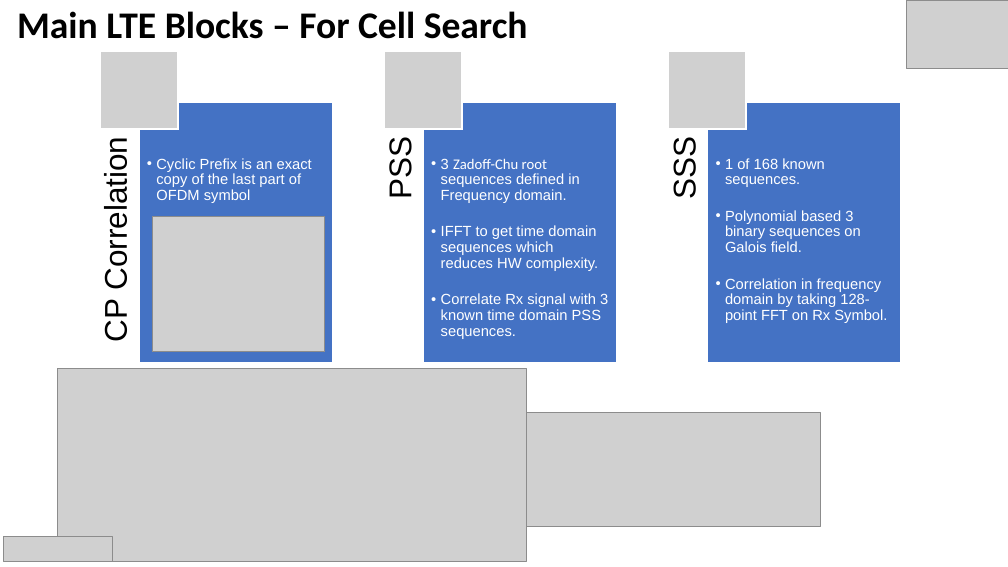
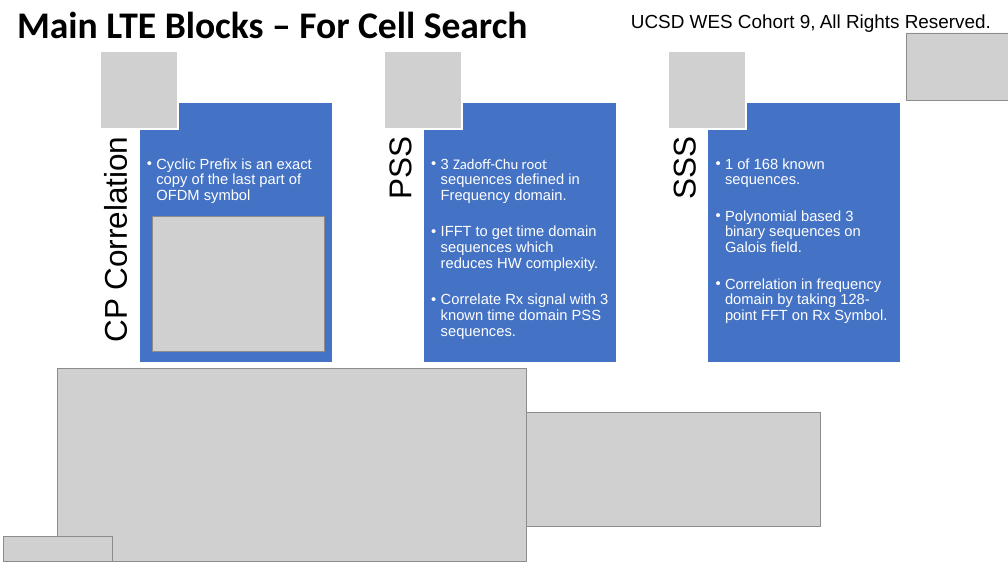
Before and after one commit to jehigh-sd/LTE_Cell_Search, a slide deck: slide 3 of DOCUMENTATION/presentation/LTE_Cell_Search_presentation.pptx. Drawn at 1008x567 pixels with LibreOffice and Linux fonts; fonts in the diff are those of the drawing; grey boxes stand for pictures. Boxes give left, top, right and bottom in pixels: in the first picture for what was removed or moved away, otherwise in the second. Text is boxed around its words. In the diff, an @@ line names an element or a change of style, - is before the commit and + after.

```diff
--- a/DOCUMENTATION/presentation/LTE_Cell_Search_presentation.pptx
+++ b/DOCUMENTATION/presentation/LTE_Cell_Search_presentation.pptx
@@ text added at <box>631,14,991,32</box>, 18 pt, text #000000 @@
+UCSD WES Cohort 9, All Rights Reserved.
@@ picture: place and size @@
-picture at <box>907,1,1008,69</box>
+picture at <box>907,33,1008,101</box>
```
Also in this commit, not shown: 11 other slides changed, 3 other files.
